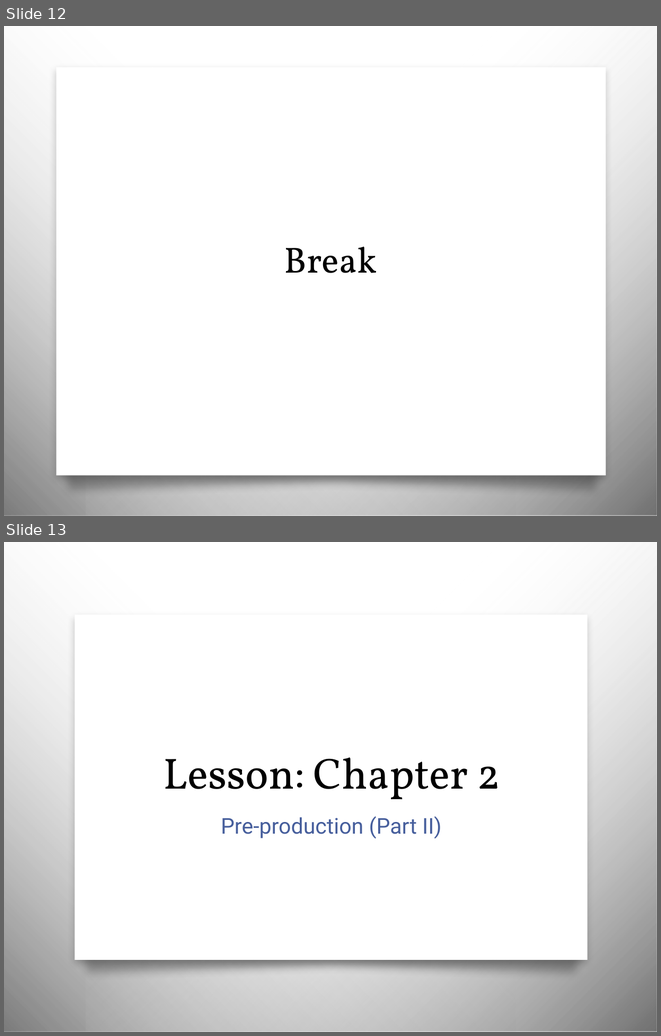
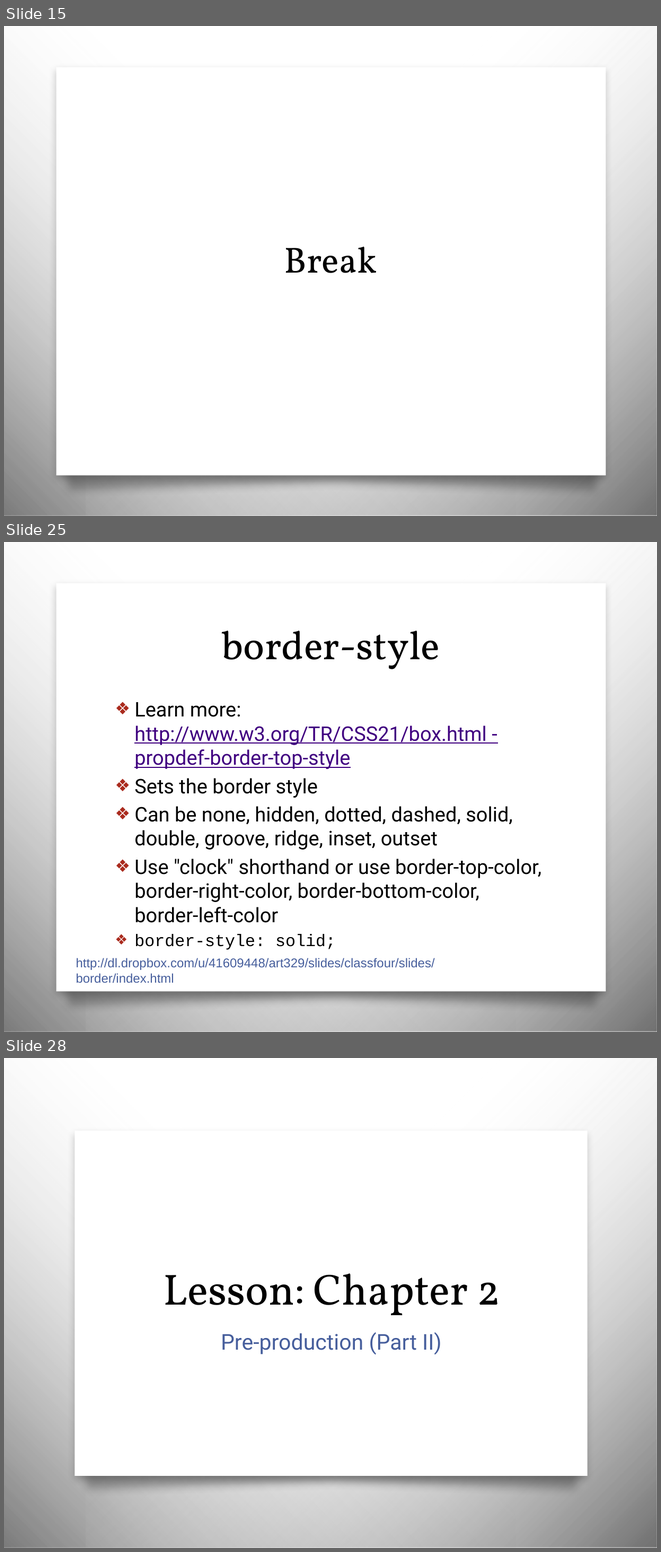
Before and after one commit to awayken/USF-ART329, a slide deck: slides/classfive/slides.pptx. Shown one above the other, each under a label of ours: slides 12 and 13 before the commit, slides 15, 25 and 28 after it; the slides between them are not shown. The pictures are 661x1036 and 661x1552 pixels, drawn with LibreOffice and Linux fonts; fonts in the diff are those of the drawing; background and template pictures are left out. Boxes give left, top, right and bottom in pixels: in the first picture for what was removed or moved away, otherwise in the second. Text is boxed around its words. In the diff, an @@ line names an element or a change of style, - is before the commit and + after.

Commit message:
Class Five.

```diff
--- a/slides/classfive/slides.pptx
+++ b/slides/classfive/slides.pptx
@@ slide 25 added at (x1=4, y1=542, x2=657, y2=1032), background picture (left out); not listed: 4 template elements that a slide beside it also shows @@
@@ title added at (x1=222, y1=631, x2=440, y2=669), 44 pt, text #000000 @@
+border-style
@@ text added at (x1=134, y1=702, x2=541, y2=950), 22.2 pt, text #000000 @@
+❖ Learn more: http://www.w3.org/TR/CSS21/box.html - propdef-border-top-style
+❖ Sets the border style
+❖ Can be none, hidden, dotted, dashed, solid, double, groove, ridge, inset, outset
+❖ Use "clock" shorthand or use border-top-color, border-right-color, border-bottom-color, border-left-color
+❖ border-style: solid;
@@ text added at (x1=76, y1=958, x2=435, y2=983), 14 pt, text #465E9C @@
+http://dl.dropbox.com/u/41609448/art329/slides/classfour/slides/border/index.html
@@ what was slide 12 is now slide 15 @@
@@ what was slide 13 is now slide 28 @@
```
Also in this commit, not shown: 4 slides changed, 21 other slides added, 2 slides removed, 30 other files.
